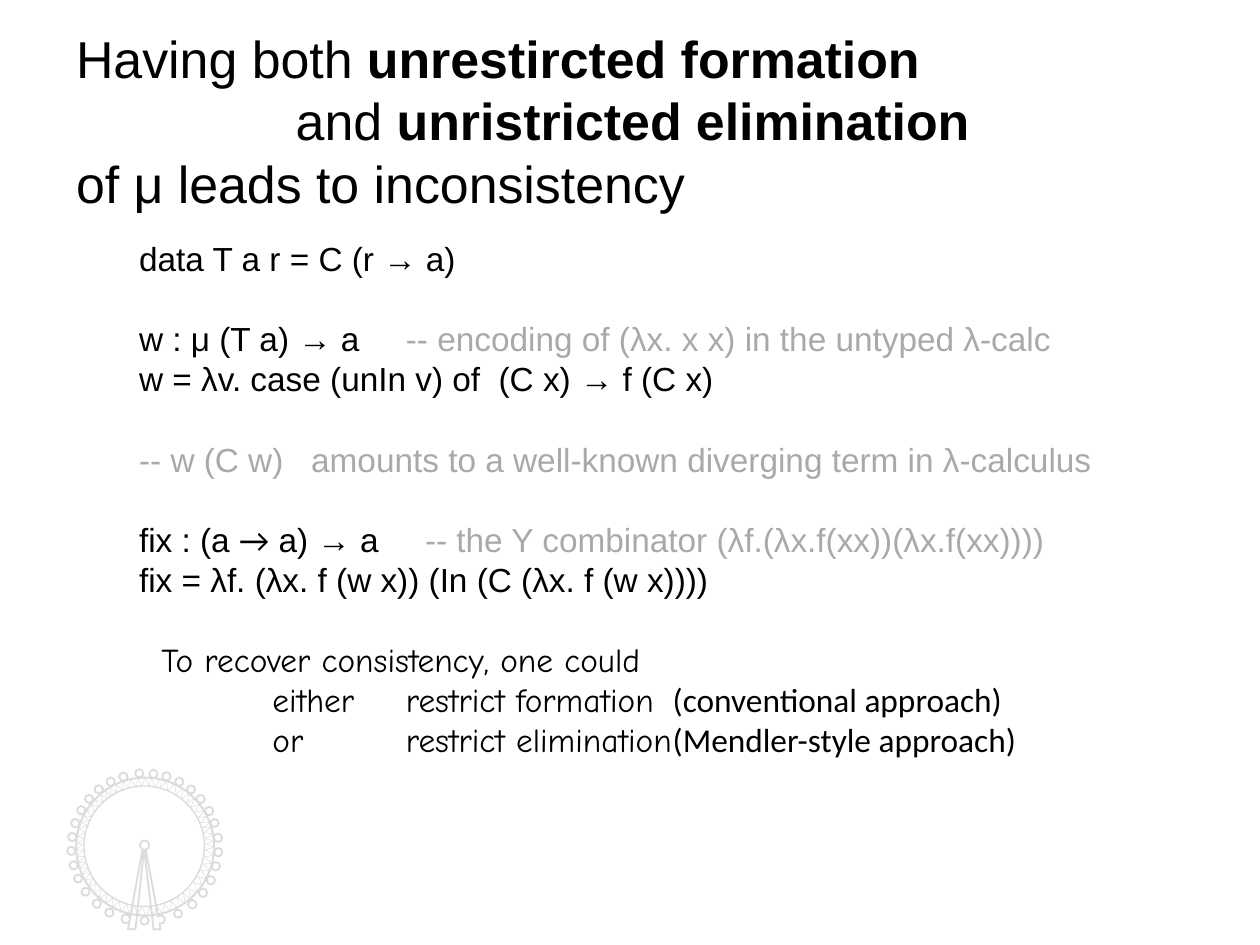
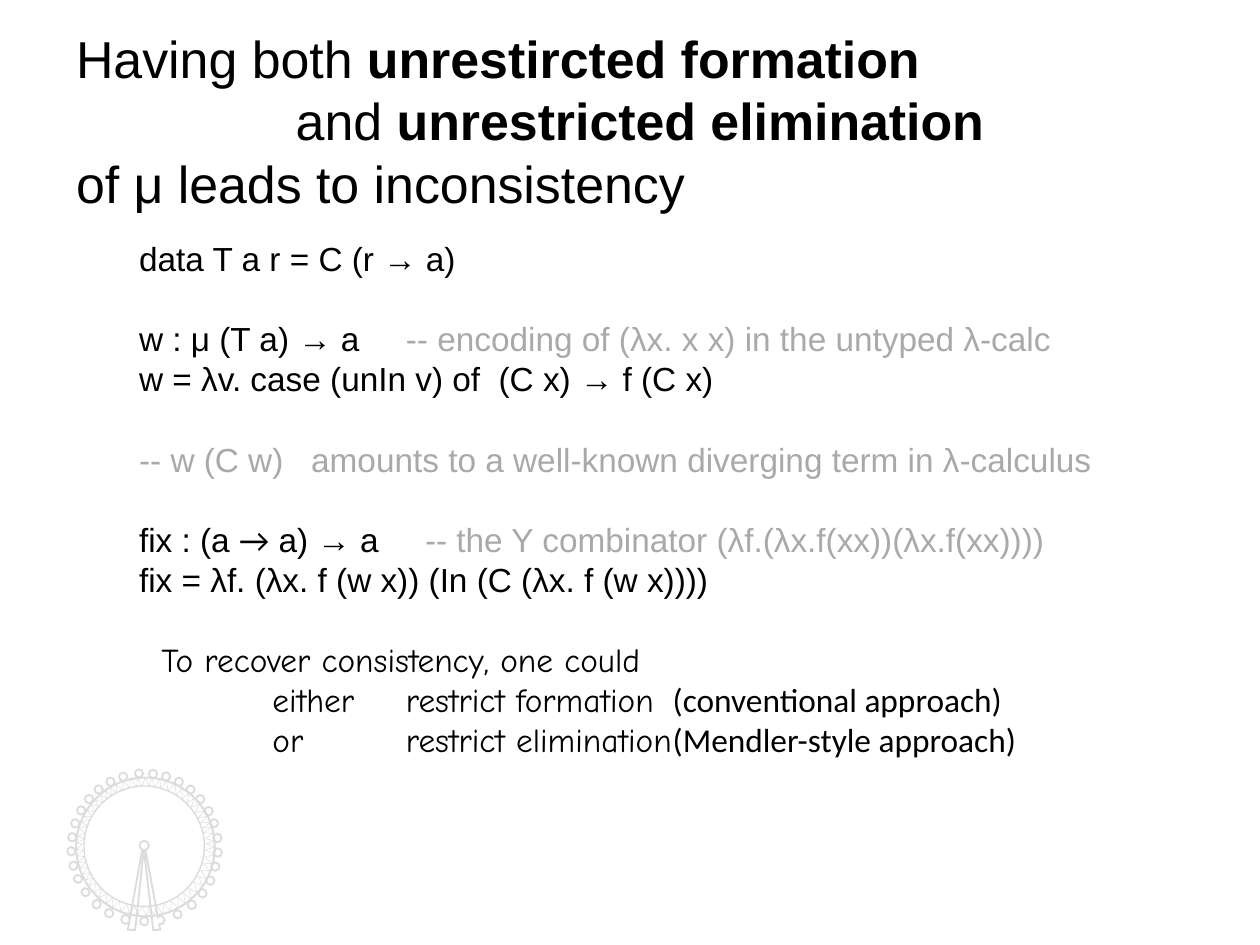
Before and after one commit to kyagrd/nax, a slide deck: slide 4 of trunk/draft/TYPES13/ppt/myslide.odp. Drawn at 1260x945 pixels with LibreOffice and Linux fonts; fonts in the diff are those of the drawing. Boxes give left, top, right and bottom in pixels: in the first picture for what was removed or moved away, otherwise in the second. Text is boxed around its words. In the diff, an @@ line names an element or a change of style, - is before the commit and + after.

```diff
--- a/trunk/draft/TYPES13/ppt/myslide.odp
+++ b/trunk/draft/TYPES13/ppt/myslide.odp
@@ text at [296, 102, 983, 141]: text changed @@
-and unristricted elimination
+and unrestricted elimination
```
Also in this commit, not shown: 16 other slides changed, 1 other file.
